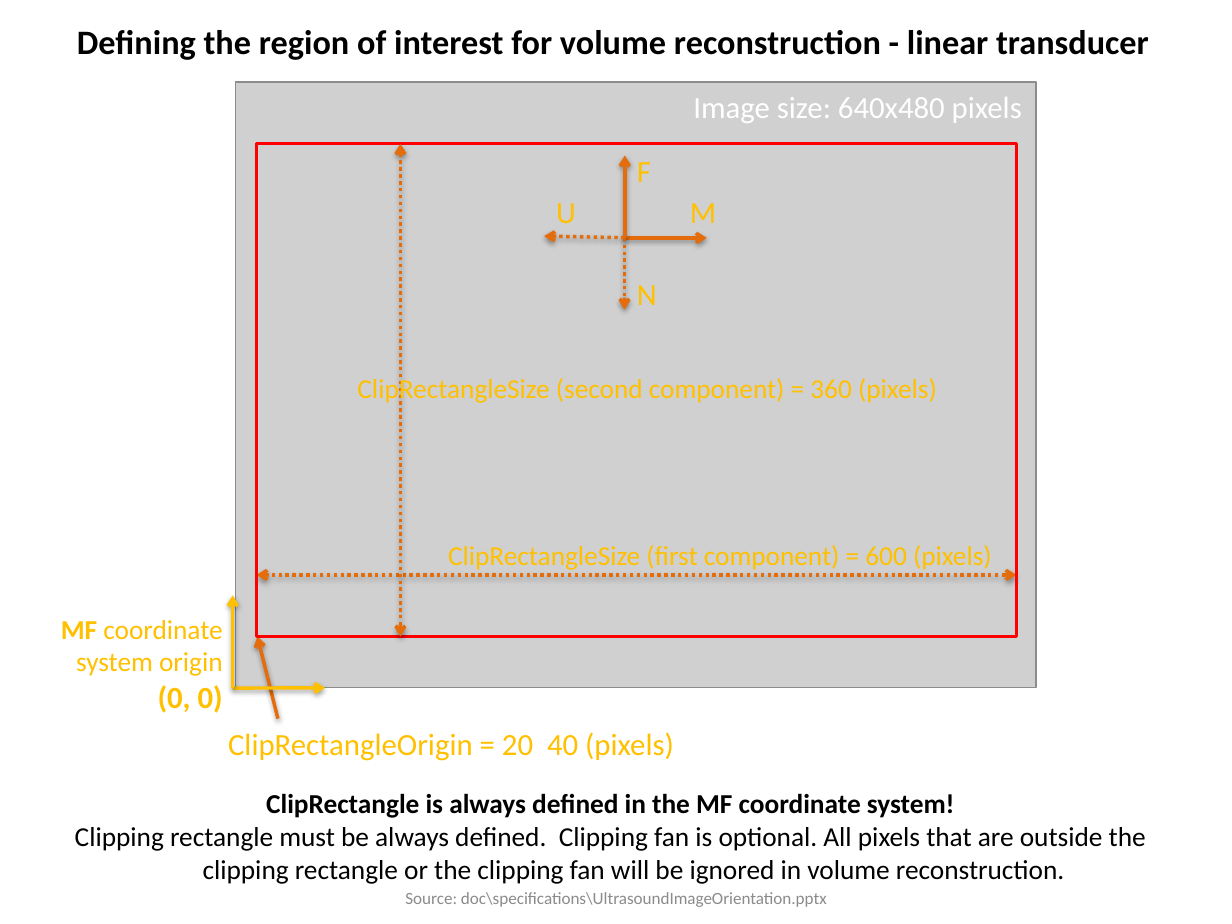
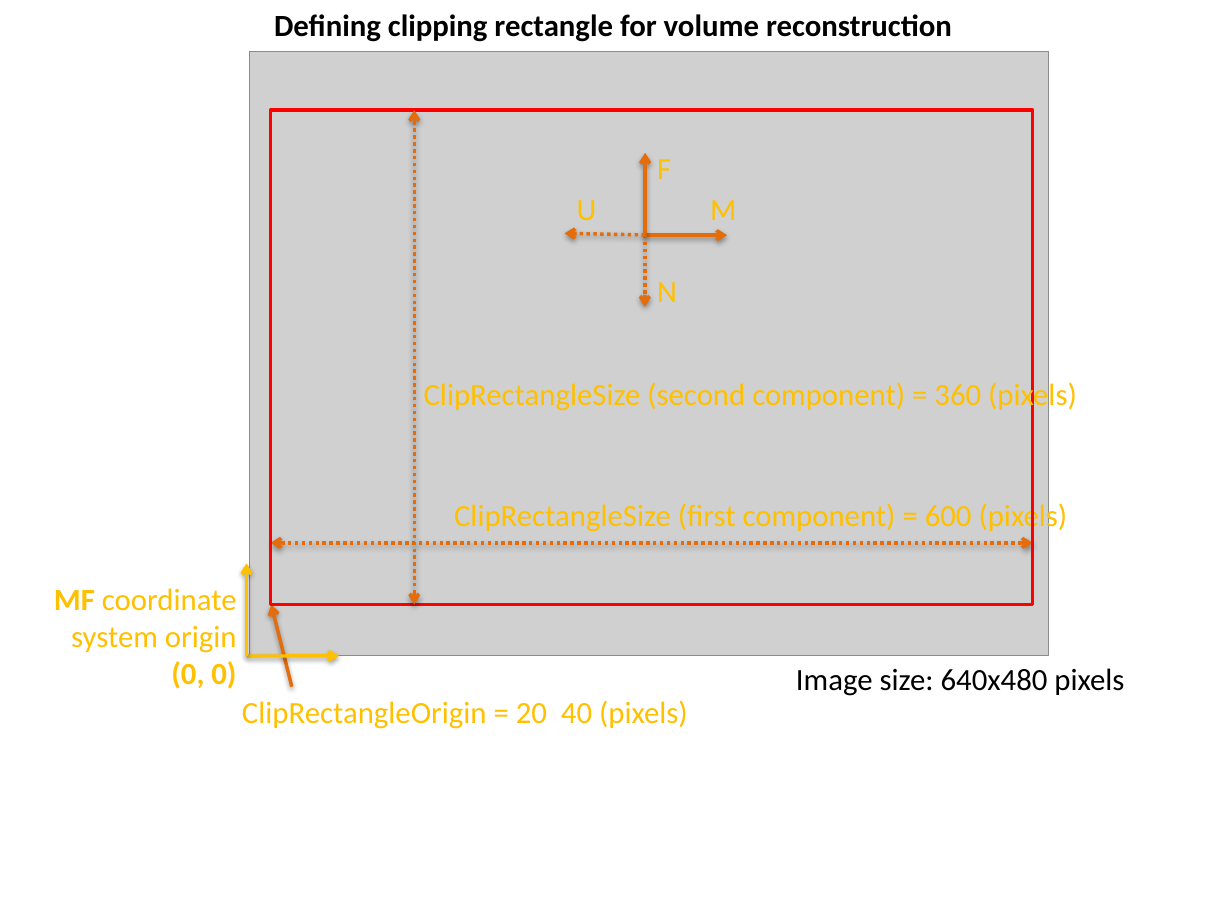
Before and after one commit to PlusToolkit/PlusDoc, a slide deck: slide 4 of specifications/UltrasoundImageOrientation.pptx (slide 5 before the commit). Drawn at 1232x924 pixels with LibreOffice and Linux fonts; fonts in the diff are those of the drawing; grey boxes stand for pictures. Boxes give left, top, right and bottom in pixels: in the first picture for what was removed or moved away, otherwise in the second. Text is boxed around its words. In the diff, an @@ line names an element or a change of style, - is before the commit and + after.

Commit message:
re #922: Updated clipping fan parameters description in documentation

```diff
--- a/specifications/UltrasoundImageOrientation.pptx
+++ b/specifications/UltrasoundImageOrientation.pptx
@@ text at [274,14,952,42]: text changed; size 20 to 18 pt @@
-Defining the region of interest for volume reconstruction - linear transducer
+Defining clipping rectangle for volume reconstruction
@@ rectangle: place and size @@
-rectangle at [256,144,1016,637]
+rectangle at [271,110,1034,604]
@@ double arrow moved from (400, 637) - (400, 144) to (414, 605) - (414, 110) @@
@@ 3 texts, 1 arrow: place and size @@
-3 texts, 1 arrow at [556,155,716,238]
+3 texts, 1 arrow at [577,153,736,235]
@@ 3 arrows, 1 text: place and size @@
-3 arrows, 1 text at [545,237,707,309]
+3 arrows, 1 text at [564,233,727,307]
@@ text "ClipRectangleSize (second component) = 360 ..." at [424,379,1077,413]: size 16 to 18 pt @@
@@ text "ClipRectangleSize (second component) = 360 ...": place and size @@
-text "ClipRectangleSize (second component) = 360 ..." at [357,375,937,404]
+text "ClipRectangleSize (second component) = 360 ..." at [424,379,1077,413]
@@ text "ClipRectangleSize (first component) = 600 ...": place and size @@
-text "ClipRectangleSize (first component) = 600 ..." at [448,545,992,570]
+text "ClipRectangleSize (first component) = 600 ..." at [454,501,1068,535]
@@ text "ClipRectangleSize (first component) = 600 ..." at [454,501,1068,535]: size 16 to 18 pt @@
@@ 3 arrows, 1 picture, 1 text, 1 double arrow: place and size @@
-3 arrows, 1 picture, 1 text, 1 double arrow at [228,83,1036,761]
+3 arrows, 1 picture, 1 text, 1 double arrow at [242,52,1048,729]
@@ text "MF coordinate": place and size @@
-text "MF coordinate" at [61,620,223,713]
+text "MF coordinate" at [54,588,237,689]
@@ text at [54,588,237,653]: size 16 to 18 pt in "MF coordinate", "system origin" @@
@@ text "Image size: 640x480 pixels": place and size @@
-text "Image size: 640x480 pixels" at [693,97,1022,123]
+text "Image size: 640x480 pixels" at [796,668,1124,696]
@@ text "Image size: 640x480 pixels" at [796,668,1124,696]: text colour #FFFFFF to #000000 @@
@@ text removed at [75,793,1146,884] @@
-ClipRectangle is always defined in the MF coordinate system!
-Clipping rectangle must be always defined. Clipping fan is optional. All pixels that are outside the clipping rectangle or the clipping fan will be ignored in volume reconstruction.
@@ text removed at [405,892,827,907] @@
-Source: doc\specifications\UltrasoundImageOrientation.pptx
```
Also in this commit, not shown: 2 other slides changed.
